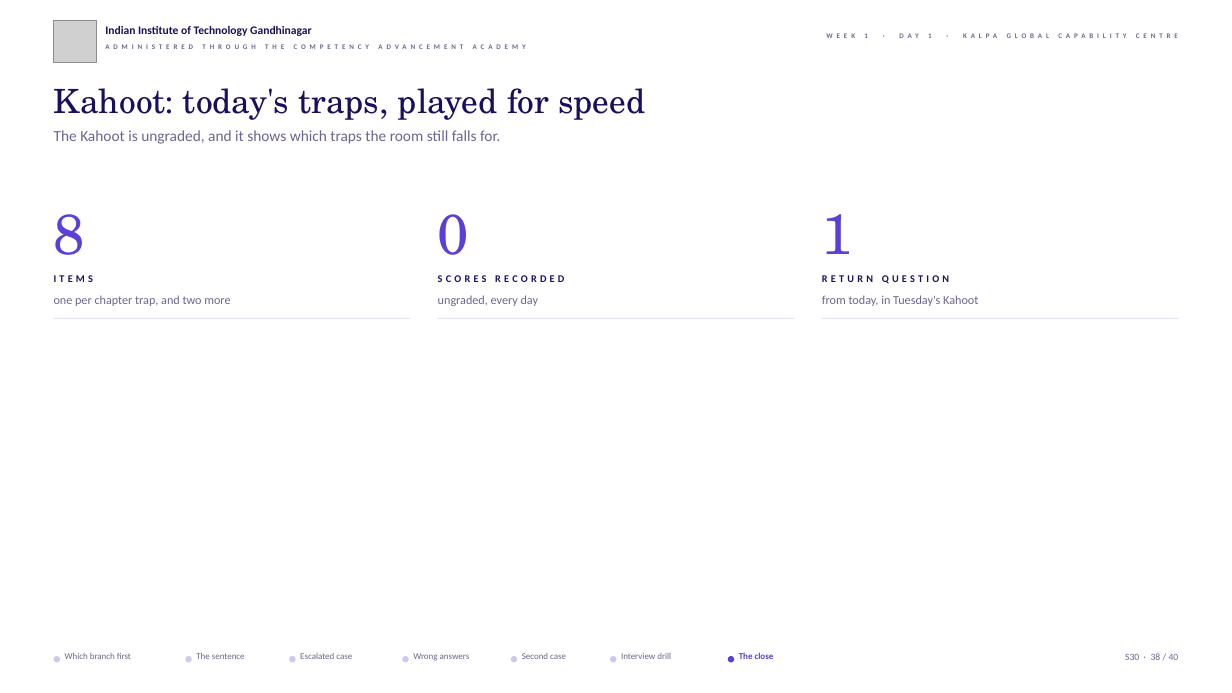
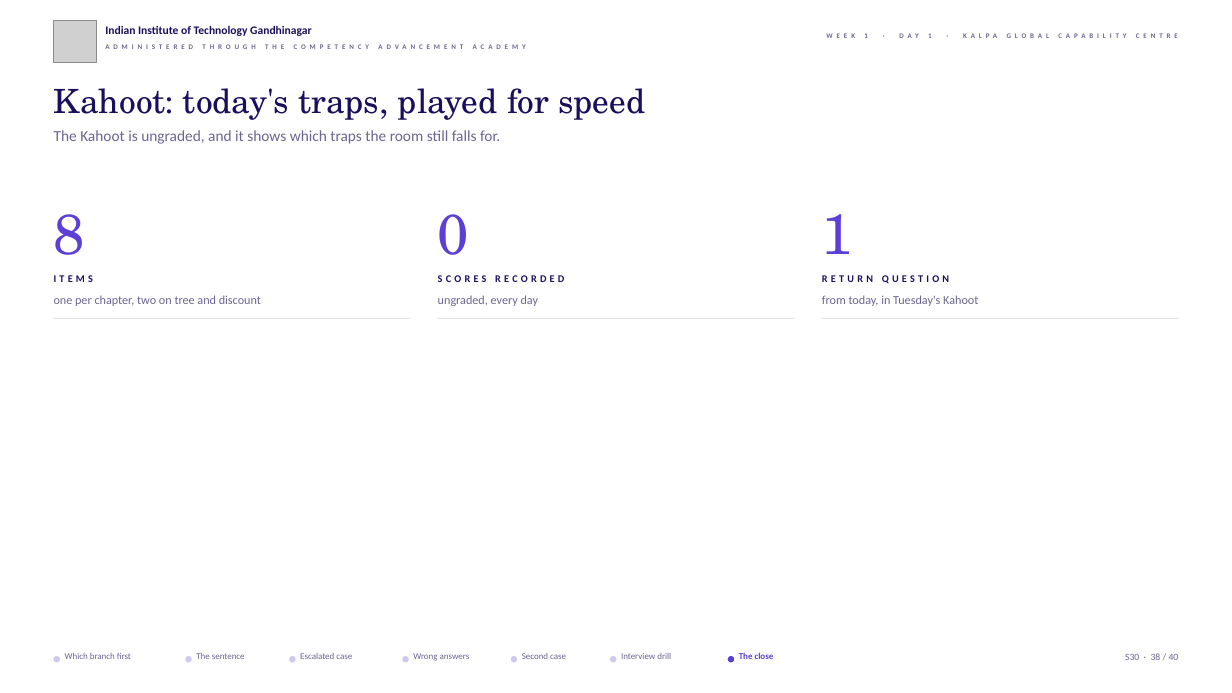
Before and after one commit to fde-academy-lab/c2-content-factory, a slide deck: slide 38 of content/W01/D1/slides/C2_W01_D01_half2_STUDENT.pptx. Drawn at 1232x693 pixels with LibreOffice and Linux fonts; fonts in the diff are those of the drawing; grey boxes stand for pictures; background and template pictures are left out. Boxes give left, top, right and bottom in pixels: in the first picture for what was removed or moved away, otherwise in the second. Text is boxed around its words. In the diff, an @@ line names an element or a change of style, - is before the commit and + after.

```diff
--- a/content/W01/D1/slides/C2_W01_D01_half2_STUDENT.pptx
+++ b/content/W01/D1/slides/C2_W01_D01_half2_STUDENT.pptx
@@ text at [54, 295, 261, 306]: text changed @@
-one per chapter trap, and two more
+one per chapter, two on tree and discount
```
Also in this commit, not shown: 4 other slides changed, 16 other files.
